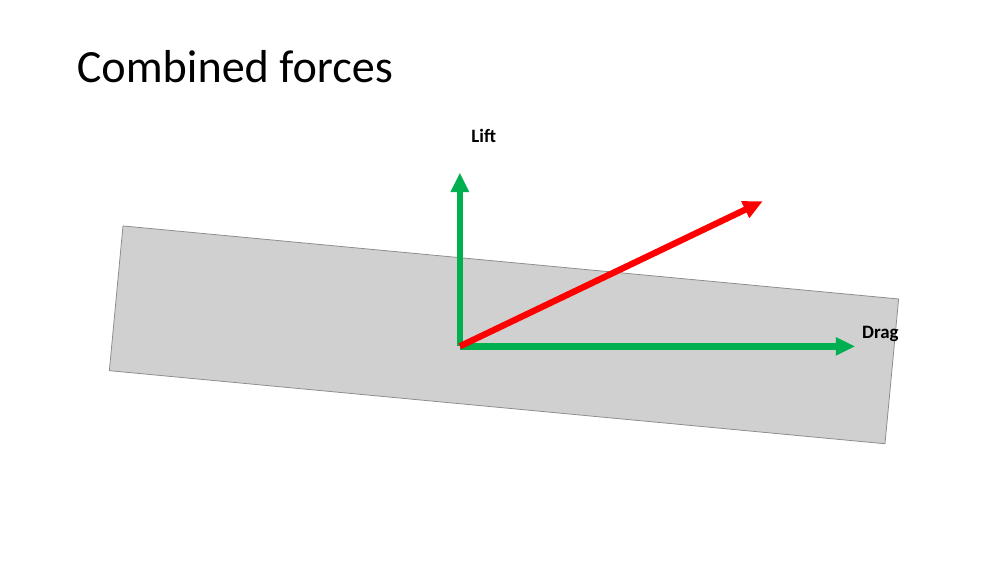
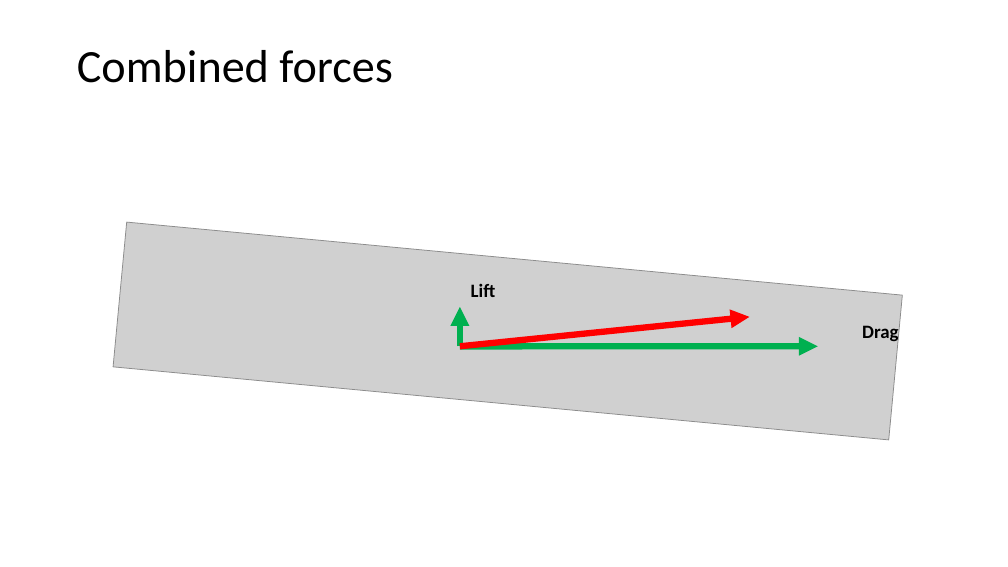
Before and after one commit to meisben/solidworks_cfd_examples, a slide deck: slide 8 of powerpoint/intro.pptx. Drawn at 1008x567 pixels with LibreOffice and Linux fonts; fonts in the diff are those of the drawing; grey boxes stand for pictures. Boxes give left, top, right and bottom in pixels: in the first picture for what was removed or moved away, otherwise in the second. Text is boxed around its words. In the diff, an @@ line names an element or a change of style, - is before the commit and + after.

```diff
--- a/powerpoint/intro.pptx
+++ b/powerpoint/intro.pptx
@@ picture moved from (x1=109, y1=226, x2=899, y2=444) to (x1=113, y1=222, x2=903, y2=440) @@
@@ text "Lift" moved from (x1=471, y1=128, x2=496, y2=142) to (x1=471, y1=284, x2=496, y2=297) @@
@@ arrow moved from (460, 346) - (762, 202) to (460, 346) - (749, 317) @@
@@ arrow moved from (460, 346) - (460, 173) to (460, 346) - (460, 307) @@
@@ arrow moved from (460, 346) - (855, 346) to (460, 346) - (818, 346) @@
```
Also in this commit, not shown: 5 other slides changed, 1 slide removed.
